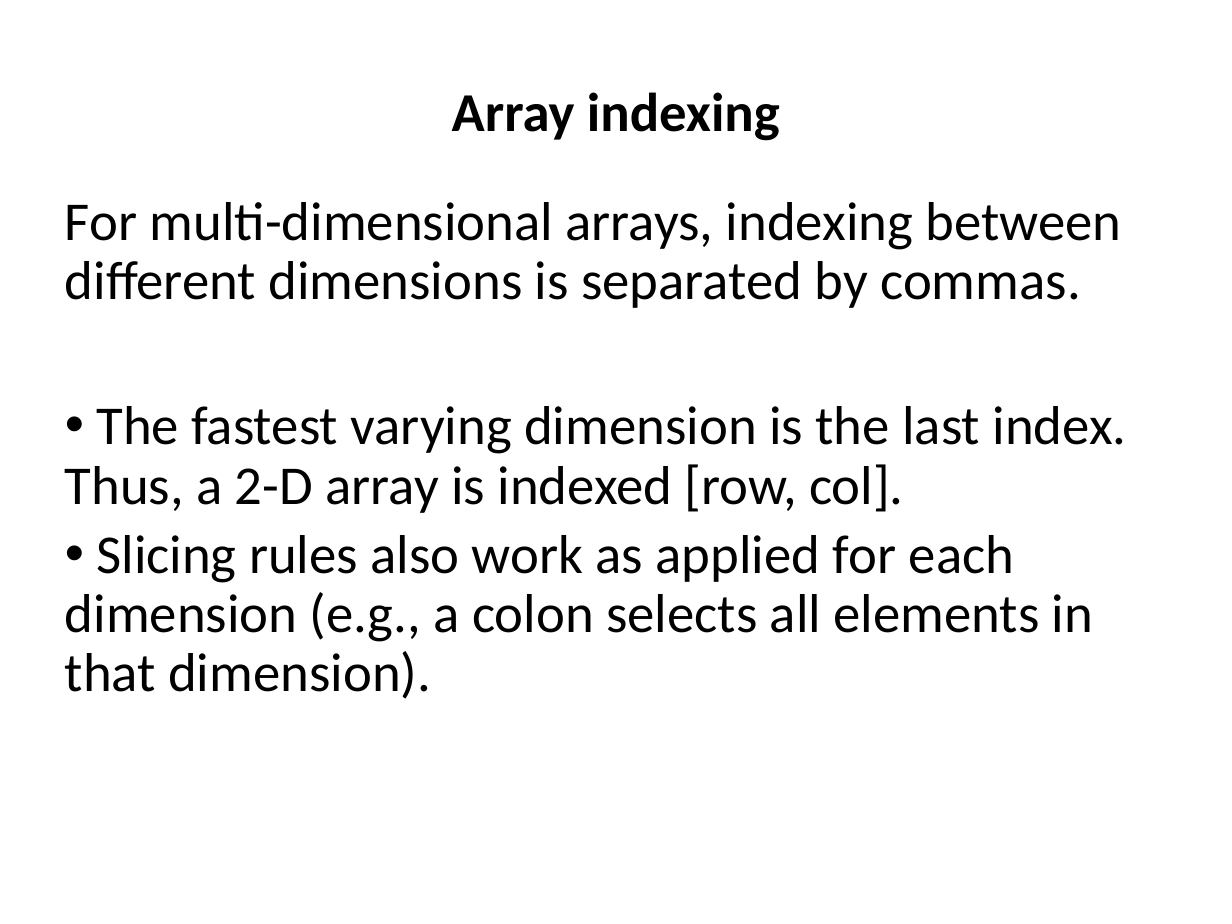
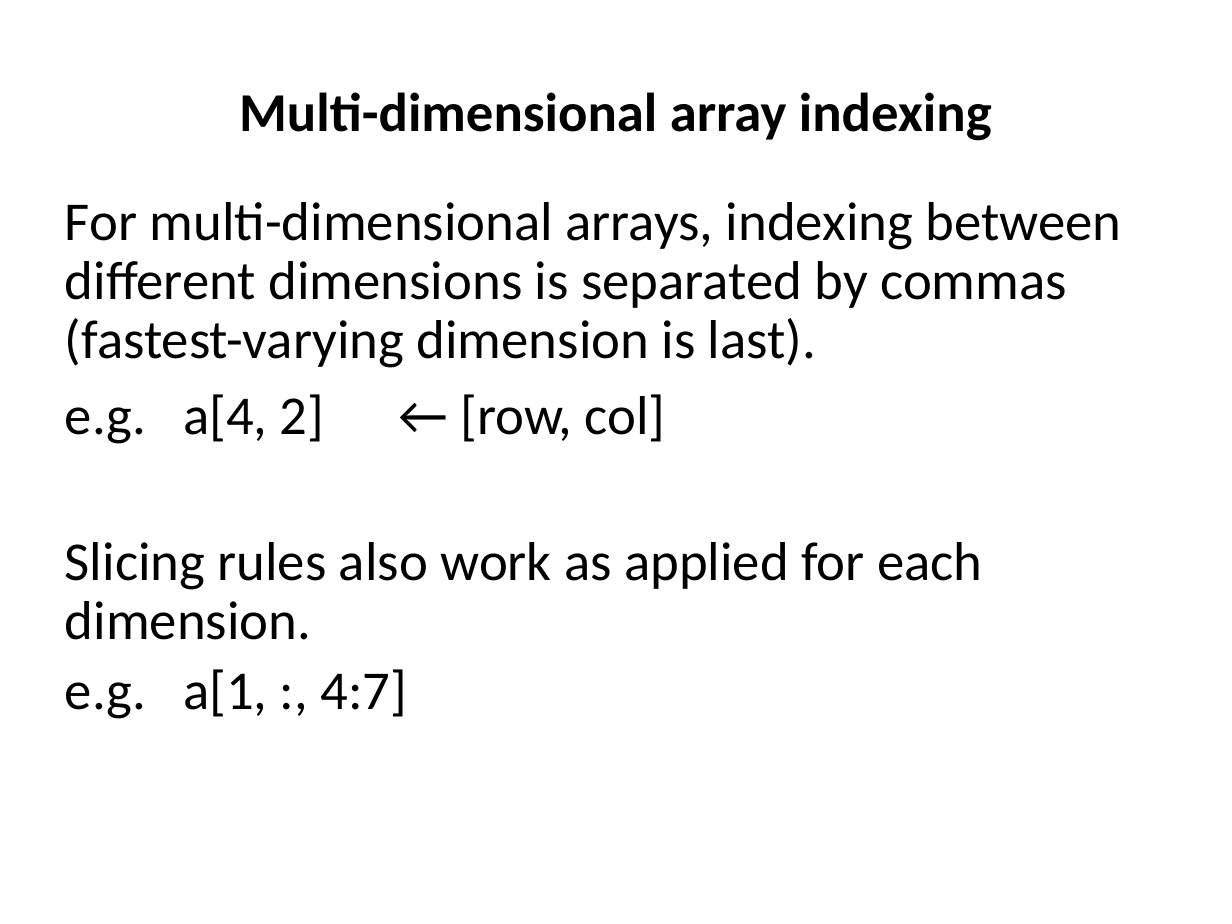
Before and after one commit to ncasuk/ncas-isc, a slide deck: slide 11 of python/presentations/handling_arrays/numpy.pptx. Drawn at 1232x924 pixels with LibreOffice and Linux fonts; fonts in the diff are those of the drawing; background and template pictures are left out. Boxes give left, top, right and bottom in pixels: in the first picture for what was removed or moved away, otherwise in the second. Text is boxed around its words. In the diff, an @@ line names an element or a change of style, - is before the commit and + after.

```diff
--- a/python/presentations/handling_arrays/numpy.pptx
+++ b/python/presentations/handling_arrays/numpy.pptx
@@ title at [239,92,992,141]: text changed @@
-Array indexing
+Multi-dimensional array indexing
@@ text at [65,202,1122,719]: text changed @@
-For multi-dimensional arrays, indexing between different dimensions is separated by commas.
-• The fastest varying dimension is the last index. Thus, a 2-D array is indexed [row, col].
-• Slicing rules also work as applied for each dimension (e.g., a colon selects all elements in that dimension).
+For multi-dimensional arrays, indexing between different dimensions is separated by commas
+(fastest-varying dimension is last).
+e.g. a[4, 2] ← [row, col]
+Slicing rules also work as applied for each dimension.
+e.g. a[1, :, 4:7]
```
Also in this commit, not shown: 3 other slides changed, 1 other file.
